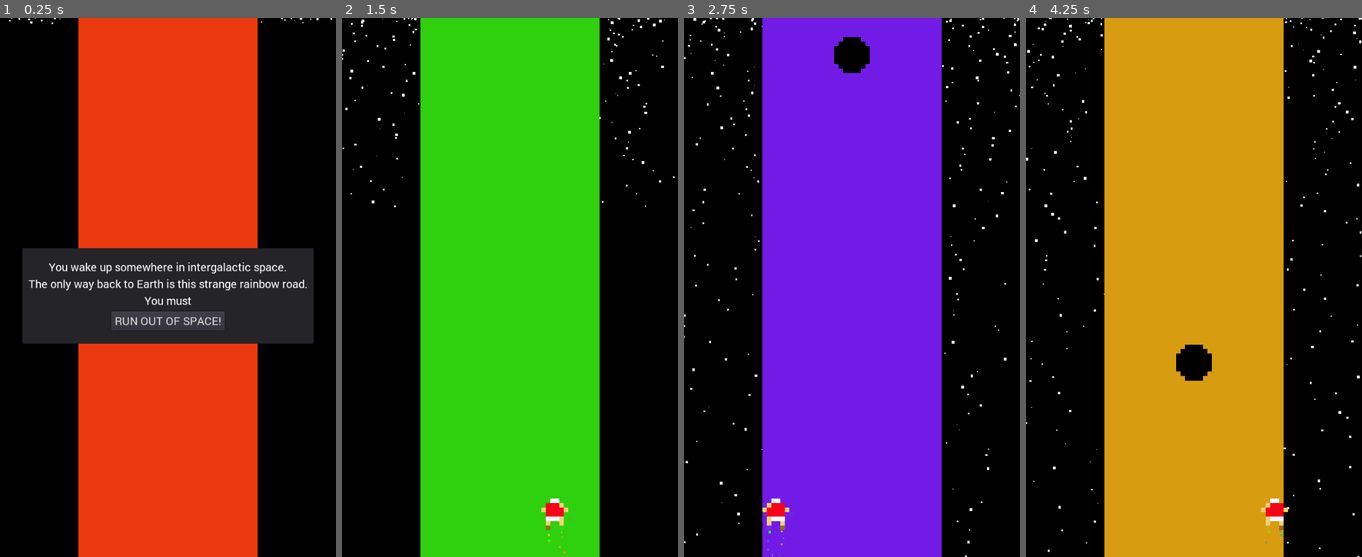
Above: before the commit, frames 1-4 (left to right).
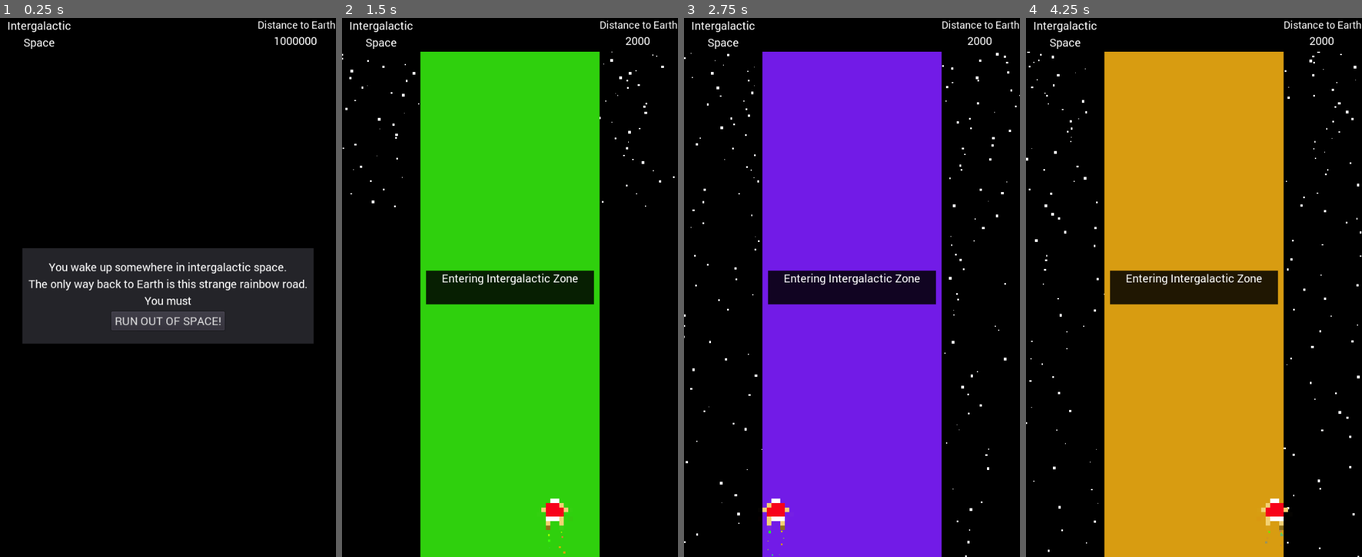
Above: after the commit, the same moments.

Repository: learnb/LD42
Game: Godot game, scene res://Main.tscn
Two runs of this game, one before a commit and one after it. Both use one fixed random seed, a clock stepped at 60 frames per second and the inputs below.
Inputs:
- Up to frame 1 (0.25 s): no input
- Up to frame 2 (1.5 s): click "RUN OUT OF SPACE!" at 0.5 s; hold Right (ui_right) from 1.28 s (still down)
- Up to frame 3 (2.75 s): release Right (ui_right) at 2.03 s; hold Left (ui_left) from 2.03 s (still down)
- Up to frame 4 (4.25 s): release Left (ui_left) at 2.78 s; hold Right (ui_right) from 2.78 s (still down)

The runs differ from the first frame. In frame 1, 45% of the frame differs, in the area x 2-100%, y 0-100%; in frame 2, 7.1%; in frame 3, 7.3%; in frame 4, 7.7%.

Commit message:
second day

Diff:
--- /dev/null
+++ b/HUD.gd
@@ -0,0 +1,22 @@
+extends Node
+
+func _ready():
+	$Message.hide()
+
+func update_score(score):
+	$Score.text = str(score)
+
+func update_zone(text):
+	$Zone.text = text
+
+func show_message(text):
+	$Message.show()
+	$Message.text = text
+	$MessageTimer.start()
+	yield($MessageTimer, "timeout")
+	$Message.hide()
+	$Message.text = ""
+
+func resize_space(height):
+	$AnimationPlayer/Space.margin_bottom = height
+	#$Space.margin_bottom = height
--- /dev/null
+++ b/HUD.tscn
@@ -0,0 +1,205 @@
+[gd_scene load_steps=8 format=2]
+
+[ext_resource path="res://HUD.gd" type="Script" id=1]
+[ext_resource path="res://fonts/Roboto-Regular.ttf" type="DynamicFontData" id=2]
+
+[sub_resource type="Animation" id=5]
+
+resource_name = "space_animate"
+length = 1.0
+loop = false
+step = 0.1
+tracks/0/type = "value"
+tracks/0/path = NodePath("AnimationPlayer/Space:margin_bottom")
+tracks/0/interp = 1
+tracks/0/loop_wrap = true
+tracks/0/imported = false
+tracks/0/enabled = true
+tracks/0/keys = {
+"times": PoolRealArray( 0 ),
+"transitions": PoolRealArray( 1 ),
+"update": 1,
+"values": [ 60.0 ]
+}
+
+[sub_resource type="DynamicFont" id=1]
+
+size = 20
+use_mipmaps = false
+use_filter = false
+font_data = ExtResource( 2 )
+_sections_unfolded = [ "Font", "Settings" ]
+
+[sub_resource type="DynamicFont" id=2]
+
+size = 18
+use_mipmaps = false
+use_filter = false
+font_data = ExtResource( 2 )
+_sections_unfolded = [ "Font", "Settings" ]
+
+[sub_resource type="DynamicFont" id=3]
+
+size = 20
+use_mipmaps = false
+use_filter = false
+font_data = ExtResource( 2 )
+_sections_unfolded = [ "Font", "Settings" ]
+
+[sub_resource type="DynamicFont" id=4]
+
+size = 20
+use_mipmaps = false
+use_filter = false
+font_data = ExtResource( 2 )
+_sections_unfolded = [ "Font", "Settings" ]
+
+[node name="HUD" type="Node"]
+
+script = ExtResource( 1 )
+
+[node name="AnimationPlayer" type="AnimationPlayer" parent="." index="0"]
+
+root_node = NodePath("..")
+autoplay = ""
+playback_process_mode = 1
+playback_default_blend_time = 0.0
+playback_speed = 1.0
+anims/space_animate = SubResource( 5 )
+blend_times = [  ]
+
+[node name="Space" type="ColorRect" parent="AnimationPlayer" index="0"]
+
+anchor_left = 0.5
+anchor_top = 0.0
+anchor_right = 0.5
+anchor_bottom = 0.0
+margin_left = -300.0
+margin_right = 300.0
+margin_bottom = 60.0
+rect_pivot_offset = Vector2( 0, 0 )
+rect_clip_content = false
+mouse_filter = 0
+mouse_default_cursor_shape = 0
+size_flags_horizontal = 1
+size_flags_vertical = 1
+color = Color( 0, 0, 0, 1 )
+_sections_unfolded = [ "Margin" ]
+
+[node name="Zone" type="Label" parent="." index="1"]
+
+anchor_left = 0.0
+anchor_top = 0.0
+anchor_right = 0.0
+anchor_bottom = 0.0
+margin_right = 140.0
+margin_bottom = 70.0
+rect_pivot_offset = Vector2( 0, 0 )
+rect_clip_content = false
+mouse_filter = 2
+mouse_default_cursor_shape = 0
+size_flags_horizontal = 1
+size_flags_vertical = 4
+custom_fonts/font = SubResource( 1 )
+text = "Intergalactic
+Space"
+align = 1
+percent_visible = 1.0
+lines_skipped = 0
+max_lines_visible = -1
+_sections_unfolded = [ "Margin", "custom_fonts" ]
+
+[node name="ScoreLabel" type="Label" parent="." index="2"]
+
+anchor_left = 1.0
+anchor_top = 0.0
+anchor_right = 1.0
+anchor_bottom = 0.0
+margin_left = -140.0
+margin_bottom = 24.0
+rect_pivot_offset = Vector2( 0, 0 )
+rect_clip_content = false
+mouse_filter = 2
+mouse_default_cursor_shape = 0
+size_flags_horizontal = 1
+size_flags_vertical = 4
+custom_fonts/font = SubResource( 2 )
+text = "Distance to Earth:"
+percent_visible = 1.0
+lines_skipped = 0
+max_lines_visible = -1
+_sections_unfolded = [ "Margin", "custom_fonts" ]
+
+[node name="Score" type="Label" parent="." index="3"]
+
+anchor_left = 1.0
+anchor_top = 0.0
+anchor_right = 1.0
+anchor_bottom = 0.0
+margin_left = -142.0
+margin_top = 27.0
+margin_right = -2.0
+margin_bottom = 47.0
+rect_pivot_offset = Vector2( 0, 0 )
+rect_clip_content = false
+mouse_filter = 2
+mouse_default_cursor_shape = 0
+size_flags_horizontal = 1
+size_flags_vertical = 4
+custom_fonts/font = SubResource( 3 )
+text = "1000000"
+align = 1
+percent_visible = 1.0
+lines_skipped = 0
+max_lines_visible = -1
+_sections_unfolded = [ "Anchor", "Margin", "custom_fonts" ]
+
+[node name="Message" type="Label" parent="." index="4"]
+
+anchor_left = 0.5
+anchor_top = 0.5
+anchor_right = 0.5
+anchor_bottom = 0.5
+margin_left = -150.0
+margin_top = -30.0
+margin_right = 150.0
+margin_bottom = 30.0
+rect_pivot_offset = Vector2( 0, 0 )
+rect_clip_content = false
+mouse_filter = 2
+mouse_default_cursor_shape = 0
+size_flags_horizontal = 1
+size_flags_vertical = 4
+custom_fonts/font = SubResource( 4 )
+align = 1
+percent_visible = 1.0
+lines_skipped = 0
+max_lines_visible = -1
+_sections_unfolded = [ "Margin", "custom_fonts" ]
+
+[node name="ColorRect" type="ColorRect" parent="Message" index="0"]
+
+show_behind_parent = true
+anchor_left = 0.5
+anchor_top = 0.5
+anchor_right = 0.5
+anchor_bottom = 0.5
+margin_left = -150.0
+margin_top = -30.0
+margin_right = 150.0
+margin_bottom = 30.0
+rect_pivot_offset = Vector2( 0, 0 )
+rect_clip_content = false
+mouse_filter = 0
+mouse_default_cursor_shape = 0
+size_flags_horizontal = 1
+size_flags_vertical = 1
+color = Color( 0, 0, 0, 0.850863 )
+_sections_unfolded = [ "Anchor", "Margin", "Visibility" ]
+
+[node name="MessageTimer" type="Timer" parent="." index="5"]
+
+process_mode = 1
+wait_time = 4.0
+one_shot = false
+autostart = false
--- a/Main.gd
+++ b/Main.gd
@@ -1,12 +1,18 @@
 extends Node
 
 export (PackedScene) var Obstl
+var score
+const SCORE_START = 2000
+const ZONE_LINES = [SCORE_START/4*3, SCORE_START/4*2, SCORE_START/4*1, SCORE_START/4*0]
+const ZONE_HEIGHTS = [60, 160, 300, 480, 832, 960]
 
 func _ready():
 	randomize()
 	$Player.hide()
 	$Player.position.x = 300
 	$Player.position.y = 880
+	score = SCORE_START
+	$HUD.resize_space(ZONE_HEIGHTS[5])
 
 func _process(delta):
 	$Debug.text = str($Player.jumping)
@@ -18,27 +24,74 @@
 	$Panel.hide()
 
 	# Start Game
+	$HUD.resize_space(ZONE_HEIGHTS[0])
+	score = SCORE_START
+	$HUD.update_score(score)
 	$Player.show()
 	$Player.position.x = 300
 	$Player.position.y = 880
 	$SpawnTimer.start()
+	$ScoreTimer.start()
+	change_zone(0)
 
 func game_over():
 	# Show Game Over message
 	# Reset all game variables
+	$HUD.resize_space(ZONE_HEIGHTS[5])
 	$Player.hide()
 	$SpawnTimer.stop()
+	$ScoreTimer.stop()
+	$TransitionTimer.stop()
+	# queue_free all Obstl instances
+	clear_obs()
 	# Wait for timer to end
 
 	$Panel.show()
 	$Description.show()
 	$Start.show()
 
+func clear_obs():
+	var regex = RegEx.new()
+	regex.compile("Obstacle")
+	for N in .get_children():
+		var res = regex.search(N.get_name())
+		if res:
+			N.queue_free()
+
+func change_zone(zone_index):
+	if zone_index == 0:
+		$HUD.show_message("Entering Intergalactic Zone")
+		$HUD.update_zone("Intergalactic\nSpace")
+		$HUD.resize_space(ZONE_HEIGHTS[0])
+	if zone_index == 1:
+		$HUD.show_message("Entering Interstellar Zone")
+		$HUD.update_zone("Interstellar\nSpace")
+		$HUD.resize_space(ZONE_HEIGHTS[1])
+	if zone_index == 2:
+		$HUD.show_message("Entering Interplanetary Zone")
+		$HUD.update_zone("Interplanetary\nSpace")
+		$HUD.resize_space(ZONE_HEIGHTS[2])
+	if zone_index == 3:
+		$HUD.show_message("Entering Geospace Zone\nAlmost home!")
+		$HUD.update_zone("Geospace")
+		$HUD.resize_space(ZONE_HEIGHTS[3])
+	if zone_index == 4: # WIN
+		$HUD.show_message("You made it to Earth!")
+		$HUD.update_zone("Earth")
+		$HUD.resize_space(ZONE_HEIGHTS[3])
+
+	$SpawnTimer.stop()
+	$ScoreTimer.stop()
+	#clear_obs()
+	$TransitionTimer.start()
+	yield($TransitionTimer, "timeout")
+	$SpawnTimer.start()
+	$ScoreTimer.start()
+
 
 
 func _on_Player_hit():
 	game_over()
-
 
 func _on_SpawnTimer_timeout():
 	# Choose a random location on Path2D.
@@ -52,3 +105,19 @@
 	obstl.position.y = 0
 	# Choose the velocity.
 	obstl.set_linear_velocity(Vector2(0, obstl.speed))
+
+func _on_ScoreTimer_timeout():
+	score -= 1
+	$HUD.update_score(score)
+
+	# Check for zone changes
+	if score == ZONE_LINES[0]: # Enter Zone 1 / Interstellar
+		# change spawn rate
+		change_zone(1)
+	if score == ZONE_LINES[1]: # Enter Zone 2 / Interplanetary
+		change_zone(2)
+	if score == ZONE_LINES[2]: # Enter Zone 3 / Geospace
+		change_zone(3)
+	if score == ZONE_LINES[3]: # Win / Earth
+		clear_obs()
+		change_zone(4)
--- a/Main.tscn
+++ b/Main.tscn
@@ -1,12 +1,13 @@
-[gd_scene load_steps=9 format=2]
+[gd_scene load_steps=10 format=2]
 
 [ext_resource path="res://Main.gd" type="Script" id=1]
 [ext_resource path="res://Obstacle.tscn" type="PackedScene" id=2]
 [ext_resource path="res://Road.tscn" type="PackedScene" id=3]
-[ext_resource path="res://fonts/Roboto-Regular.ttf" type="DynamicFontData" id=4]
-[ext_resource path="res://Player.tscn" type="PackedScene" id=5]
-
-[sub_resource type="ParticlesMaterial" id=3]
+[ext_resource path="res://Player.tscn" type="PackedScene" id=4]
+[ext_resource path="res://HUD.tscn" type="PackedScene" id=5]
+[ext_resource path="res://fonts/Roboto-Regular.ttf" type="DynamicFontData" id=6]
+
+[sub_resource type="ParticlesMaterial" id=1]
 
 render_priority = 0
 trail_divisor = 1
@@ -135,7 +136,50 @@
 
 [node name="Road" parent="." index="1" instance=ExtResource( 3 )]
 
-[node name="Panel" type="Panel" parent="." index="2"]
+[node name="Player" parent="." index="2" instance=ExtResource( 4 )]
+
+visible = false
+z_index = 100
+_sections_unfolded = [ "Transform" ]
+
+[node name="Debug" type="Label" parent="." index="3"]
+
+visible = false
+anchor_left = 0.5
+anchor_top = 1.0
+anchor_right = 0.5
+anchor_bottom = 1.0
+margin_left = 199.0
+margin_top = -50.0
+margin_right = 239.0
+margin_bottom = -36.0
+rect_pivot_offset = Vector2( 0, 0 )
+rect_clip_content = false
+mouse_filter = 2
+mouse_default_cursor_shape = 0
+size_flags_horizontal = 1
+size_flags_vertical = 4
+percent_visible = 1.0
+lines_skipped = 0
+max_lines_visible = -1
+
+[node name="SpawnTimer" type="Timer" parent="." index="4"]
+
+process_mode = 1
+wait_time = 0.25
+one_shot = false
+autostart = false
+
+[node name="ScoreTimer" type="Timer" parent="." index="5"]
+
+process_mode = 1
+wait_time = 0.01
+one_shot = false
+autostart = false
+
+[node name="HUD" parent="." index="6" instance=ExtResource( 5 )]
+
+[node name="Panel" type="Panel" parent="." index="7"]
 
 anchor_left = 0.5
 anchor_top = 0.5
@@ -152,7 +196,7 @@
 size_flags_horizontal = 1
 size_flags_vertical = 1
 
-[node name="Description" type="Label" parent="." index="3"]
+[node name="Description" type="Label" parent="." index="8"]
 
 anchor_left = 0.5
 anchor_top = 0.5
@@ -178,7 +222,7 @@
 max_lines_visible = -1
 _sections_unfolded = [ "Margin", "custom_fonts" ]
 
-[node name="Start" type="Button" parent="." index="4"]
+[node name="Start" type="Button" parent="." index="9"]
 
 anchor_left = 0.5
 anchor_top = 0.5
@@ -205,42 +249,17 @@
 align = 1
 _sections_unfolded = [ "custom_fonts" ]
 
-[node name="Player" parent="." index="5" instance=ExtResource( 5 )]
-
-visible = false
-z_index = 100
-_sections_unfolded = [ "Transform" ]
-
-[node name="Debug" type="Label" parent="." index="6"]
-
-visible = false
-anchor_left = 0.5
-anchor_top = 1.0
-anchor_right = 0.5
-anchor_bottom = 1.0
-margin_left = 199.0
-margin_top = -50.0
-margin_right = 239.0
-margin_bottom = -36.0
-rect_pivot_offset = Vector2( 0, 0 )
-rect_clip_content = false
-mouse_filter = 2
-mouse_default_cursor_shape = 0
-size_flags_horizontal = 1
-size_flags_vertical = 4
-percent_visible = 1.0
-lines_skipped = 0
-max_lines_visible = -1
-
-[node name="SpawnTimer" type="Timer" parent="." index="7"]
+[node name="TransitionTimer" type="Timer" parent="." index="10"]
 
 process_mode = 1
-wait_time = 2.0
+wait_time = 4.0
 one_shot = false
 autostart = false
 
+[connection signal="hit" from="Player" to="." method="_on_Player_hit"]
+
+[connection signal="timeout" from="SpawnTimer" to="." method="_on_SpawnTimer_timeout"]
+
+[connection signal="timeout" from="ScoreTimer" to="." method="_on_ScoreTimer_timeout"]
+
 [connection signal="pressed" from="Start" to="." method="new_game"]
-
-[connection signal="hit" from="Player" to="." method="_on_Player_hit"]
-
-[connection signal="timeout" from="SpawnTimer" to="." method="_on_SpawnTimer_timeout"]
--- a/Player.tscn
+++ b/Player.tscn
@@ -1,16 +1,16 @@
 [gd_scene load_steps=13 format=2]
 
 [ext_resource path="res://Player.gd" type="Script" id=1]
-[ext_resource path="res://art/player_jump1.png" type="Texture" id=2]
-[ext_resource path="res://art/player_jump2.png" type="Texture" id=3]
-[ext_resource path="res://art/player_jump3.png" type="Texture" id=4]
-[ext_resource path="res://art/player_jump4.png" type="Texture" id=5]
-[ext_resource path="res://art/player_jump5.png" type="Texture" id=6]
-[ext_resource path="res://art/player_idle.png" type="Texture" id=7]
-[ext_resource path="res://art/player_run1.png" type="Texture" id=8]
-[ext_resource path="res://art/player_run2.png" type="Texture" id=9]
+[ext_resource path="res://art/player_idle.png" type="Texture" id=2]
+[ext_resource path="res://art/player_run1.png" type="Texture" id=3]
+[ext_resource path="res://art/player_run2.png" type="Texture" id=4]
+[ext_resource path="res://art/player_jump1.png" type="Texture" id=5]
+[ext_resource path="res://art/player_jump2.png" type="Texture" id=6]
+[ext_resource path="res://art/player_jump3.png" type="Texture" id=7]
+[ext_resource path="res://art/player_jump4.png" type="Texture" id=8]
+[ext_resource path="res://art/player_jump5.png" type="Texture" id=9]
 
-[sub_resource type="CapsuleShape2D" id=4]
+[sub_resource type="CapsuleShape2D" id=1]
 
 custom_solver_bias = 0.0
 radius = 14.3618
@@ -19,20 +19,20 @@
 [sub_resource type="SpriteFrames" id=2]
 
 animations = [ {
-"frames": [ ExtResource( 2 ), ExtResource( 3 ) ],
+"frames": [ ExtResource( 2 ), ExtResource( 3 ), ExtResource( 2 ), ExtResource( 4 ) ],
+"loop": true,
+"name": "run",
+"speed": 8.0
+}, {
+"frames": [ ExtResource( 5 ), ExtResource( 6 ) ],
 "loop": false,
 "name": "duck",
 "speed": 20.0
 }, {
-"frames": [ ExtResource( 4 ), ExtResource( 5 ), ExtResource( 6 ), ExtResource( 3 ) ],
+"frames": [ ExtResource( 7 ), ExtResource( 8 ), ExtResource( 9 ), ExtResource( 6 ) ],
 "loop": false,
 "name": "jump",
 "speed": 6.0
-}, {
-"frames": [ ExtResource( 7 ), ExtResource( 8 ), ExtResource( 7 ), ExtResource( 9 ) ],
-"loop": true,
-"name": "run",
-"speed": 8.0
 } ]
 _sections_unfolded = [ "Resource" ]
 
Not shown: 5 places in Main.tscn that only renumber resources
Not shown: 1 places in Player.tscn that only renumber resources
